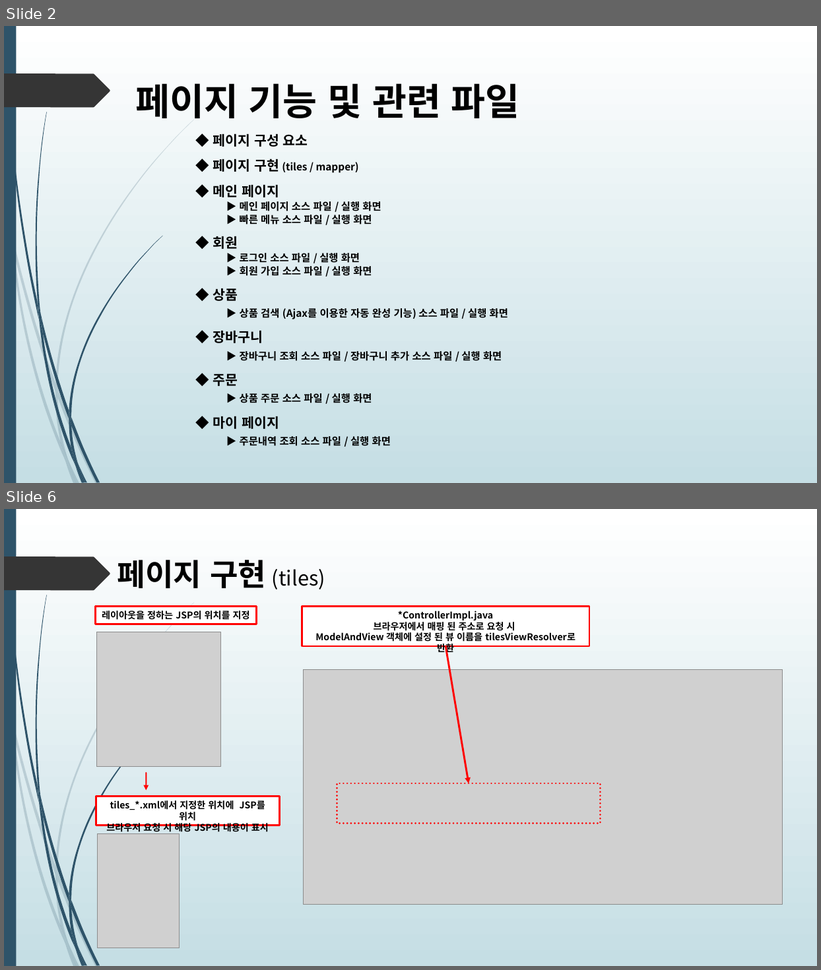
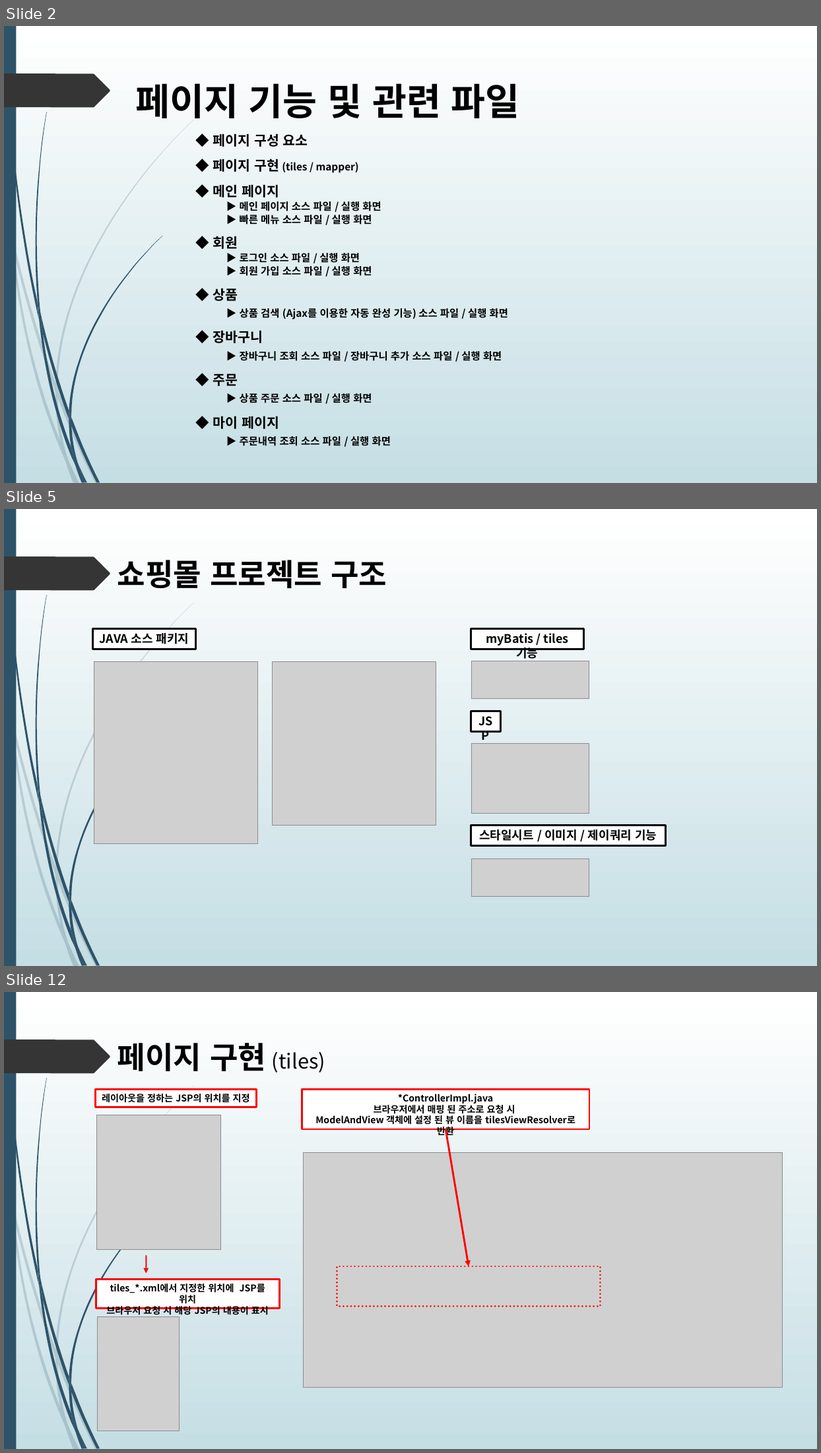
Before and after one commit to himediaai/DongOuk, a slide deck: 쇼핑몰.pptx. Shown one above the other, each under a label of ours: slides 2 and 6 before the commit, slides 2, 5 and 12 after it; the slides between them are not shown. The pictures are 821x970 and 821x1453 pixels, drawn with LibreOffice and Linux fonts; fonts in the diff are those of the drawing; grey boxes stand for pictures. Boxes give left, top, right and bottom in pixels: in the first picture for what was removed or moved away, otherwise in the second. Text is boxed around its words. In the diff, an @@ line names an element or a change of style, - is before the commit and + after.

```diff
--- a/쇼핑몰.pptx
+++ b/쇼핑몰.pptx
@@ slide 5 added at [4,509,817,966], background gradient #FFFFFF to #C5DEE5; not listed: 24 template elements that a slide beside it also shows @@
@@ text added at [118,560,387,588], 36 pt, text #000000, bold @@
+쇼핑몰 프로젝트 구조
@@ rectangle added at [93,628,195,650], fill #FFFFFF, outline #000000 2.25 pt, 14 pt, text #000000, bold @@
+JAVA 소스 패키지
@@ rectangle added at [471,628,584,650], fill #FFFFFF, outline #000000 2.25 pt, 14 pt, text #000000, bold @@
+myBatis / tiles 기능
@@ picture added at [94,662,258,844] @@
@@ picture added at [273,662,436,826] @@
@@ picture added at [472,661,589,699] @@
@@ rectangle added at [471,712,500,732], fill #FFFFFF, outline #000000 2.25 pt, 14 pt, text #000000, bold @@
+JSP
@@ picture added at [472,744,589,814] @@
@@ rectangle added at [471,826,666,846], fill #FFFFFF, outline #000000 2.25 pt, 14 pt, text #000000, bold @@
+스타일시트 / 이미지 / 제이쿼리 기능
@@ picture added at [472,859,589,898] @@
@@ what was slide 6 is now slide 12 @@
```
Also in this commit, not shown: 3 slides changed, 6 other slides added, 1 slide removed.
